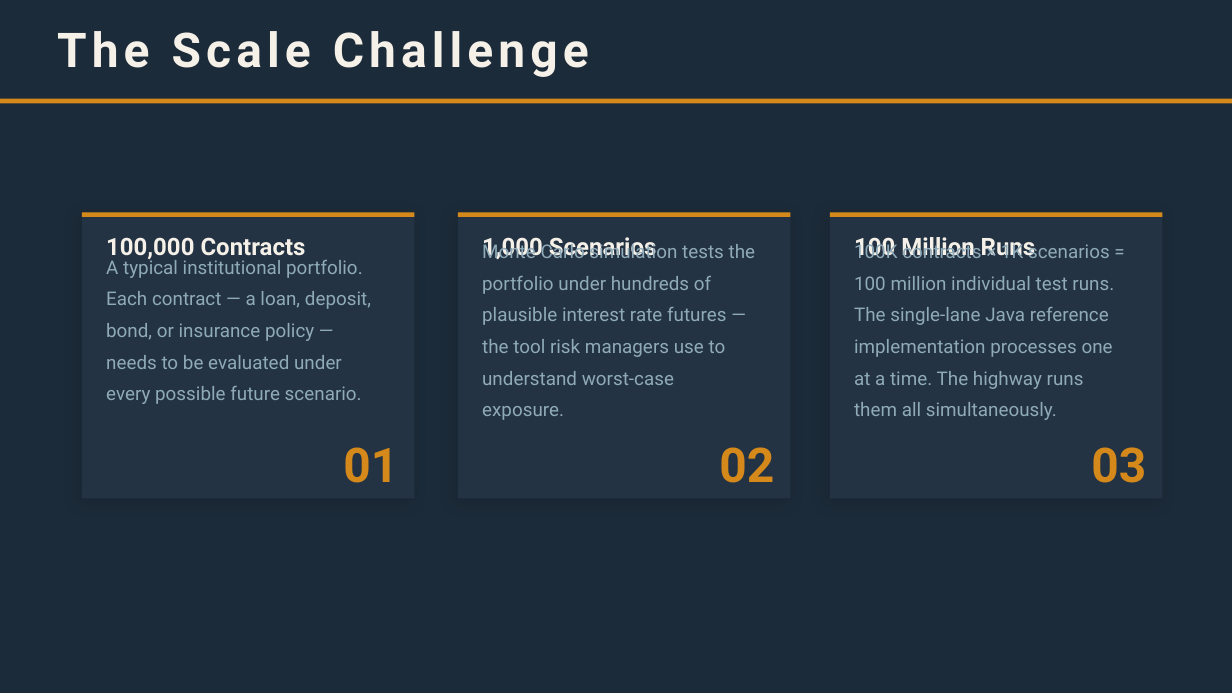
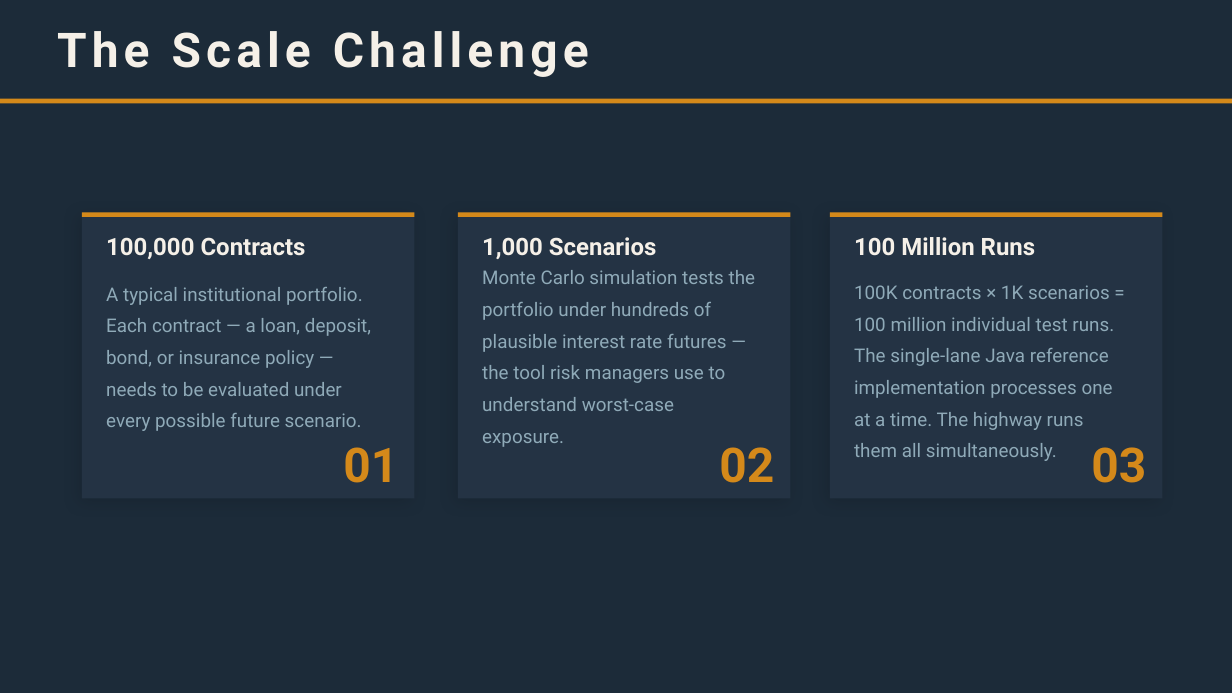
Before and after one commit to FransVanEk/Actus-Insurance.Documentation, a slide deck: slide 3 of public/downloads/Hackathon-GPU-Presentation.pptx. Drawn at 1232x693 pixels with LibreOffice and Linux fonts; fonts in the diff are those of the drawing; background and template pictures are left out. Boxes give left, top, right and bottom in pixels: in the first picture for what was removed or moved away, otherwise in the second. Text is boxed around its words. In the diff, an @@ line names an element or a change of style, - is before the commit and + after.

```diff
--- a/public/downloads/Hackathon-GPU-Presentation.pptx
+++ b/public/downloads/Hackathon-GPU-Presentation.pptx
@@ text "A typical institutional portfolio. Each ..." moved from (x1=106, y1=257, x2=371, y2=404) to (x1=106, y1=287, x2=371, y2=431) @@
@@ text "Monte Carlo simulation tests the ..." moved from (x1=482, y1=241, x2=756, y2=420) to (x1=482, y1=270, x2=756, y2=447) @@
@@ text "100K contracts × 1K scenarios ..." moved from (x1=854, y1=241, x2=1114, y2=420) to (x1=854, y1=285, x2=1114, y2=461) @@
```
Also in this commit, not shown: 3 other slides changed, 11 other files.
